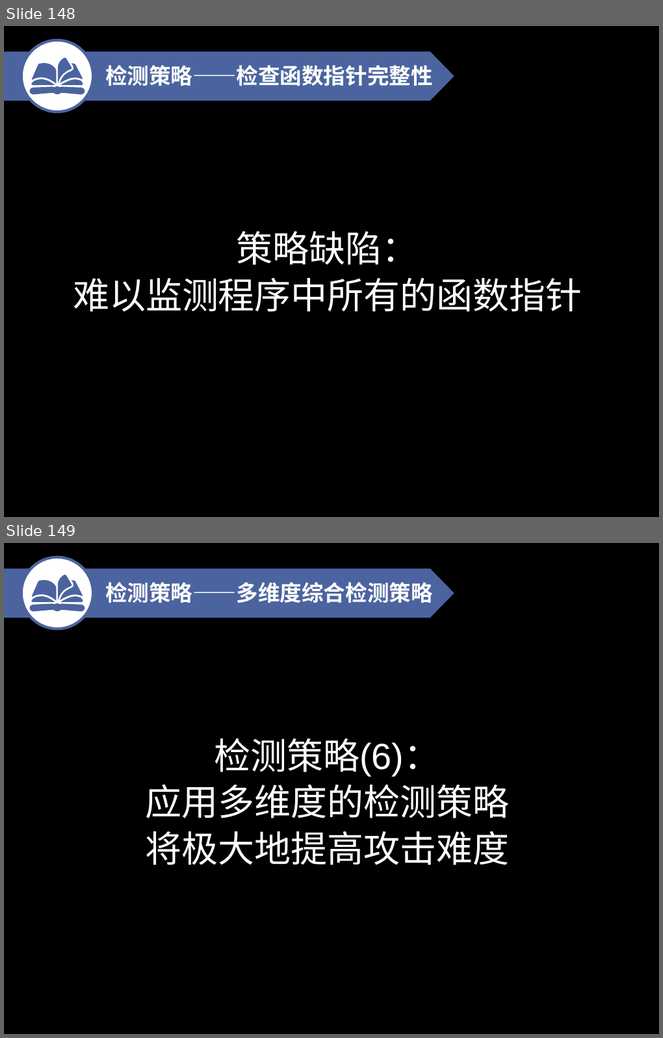
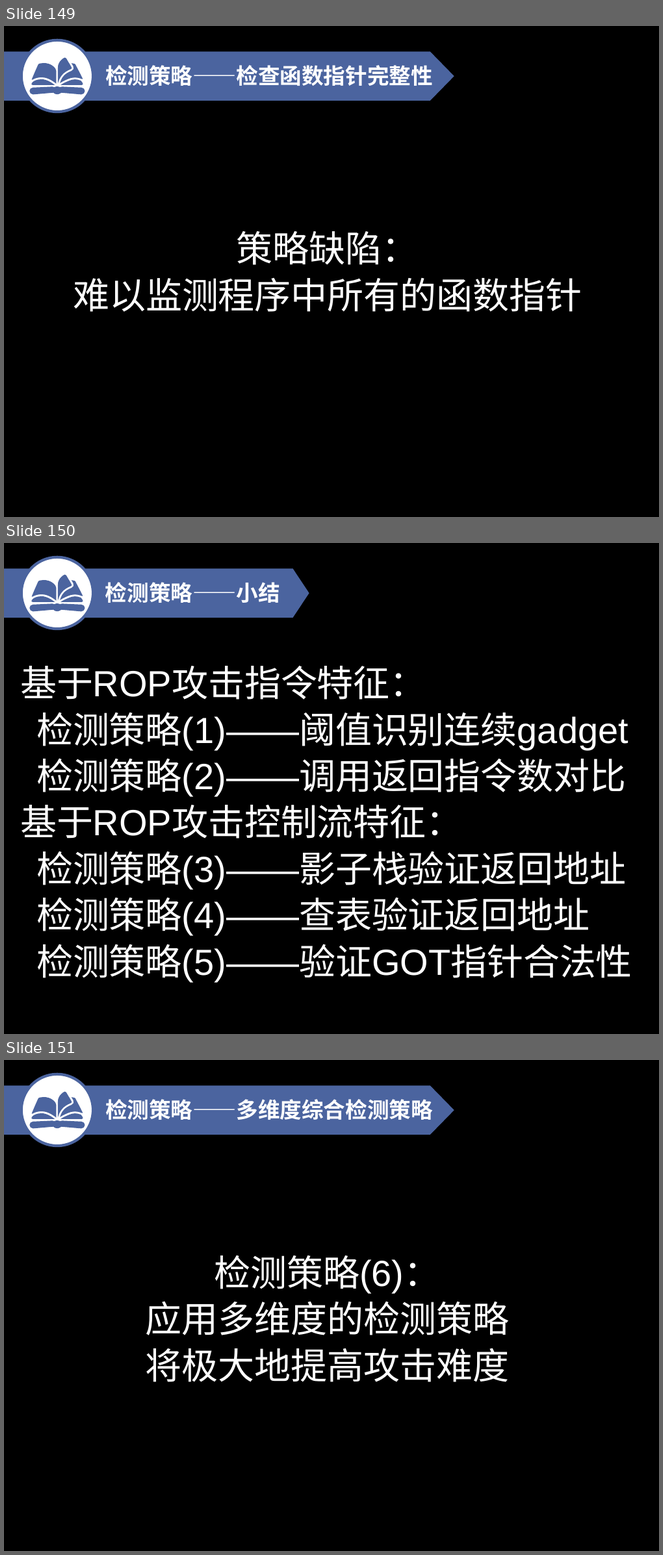
Before and after one commit to TaQini/XOP, a slide deck: 大便.pptx. Shown one above the other, each under a label of ours: slides 148 and 149 before the commit, slides 149, 150 and 151 after it. The pictures are 663x1038 and 663x1555 pixels, drawn with LibreOffice and Linux fonts; fonts in the diff are those of the drawing. Boxes give left, top, right and bottom in pixels: in the first picture for what was removed or moved away, otherwise in the second. Text is boxed around its words. In the diff, an @@ line names an element or a change of style, - is before the commit and + after.

```diff
--- a/大便.pptx
+++ b/大便.pptx
@@ slide 150 added at (x1=4, y1=543, x2=659, y2=1034), background #FFFFFF @@
@@ rectangle added at (x1=4, y1=543, x2=659, y2=1034), fill #000000 @@
@@ ellipse added at (x1=22, y1=557, x2=93, y2=629), fill #FFFFFF, outline #4B649F 3 pt @@
@@ freeform shape added at (x1=4, y1=568, x2=310, y2=618), fill #4B649F @@
@@ group added at (x1=29, y1=574, x2=85, y2=611): 7 freeform shapes @@
@@ text added at (x1=105, y1=582, x2=280, y2=603), 24 pt, text #FFFFFF, bold @@
+检测策略——小结
@@ text added at (x1=20, y1=666, x2=633, y2=983), 40 pt, text #FFFFFF @@
+基于ROP攻击指令特征：
+检测策略(1)——阈值识别连续gadget
+检测策略(2)——调用返回指令数对比
+基于ROP攻击控制流特征：
+检测策略(3)——影子栈验证返回地址
+检测策略(4)——查表验证返回地址
+检测策略(5)——验证GOT指针合法性
@@ what was slide 148 is now slide 149 @@
@@ what was slide 149 is now slide 151 @@
```
Also in this commit, not shown: 37 slides changed, 1 other slide added, 3 other files.
